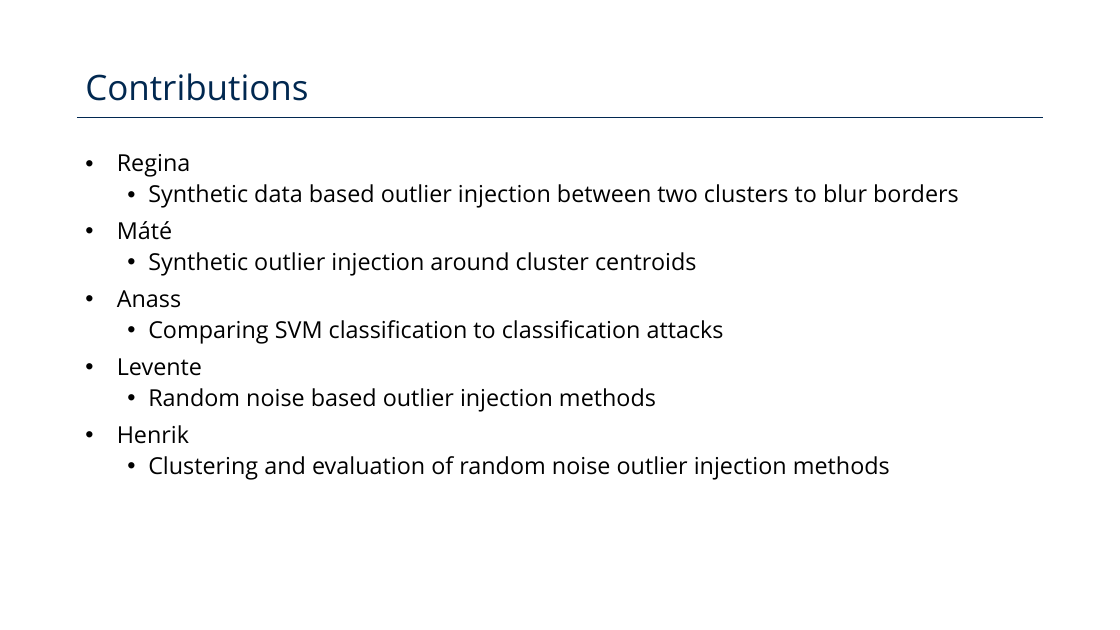
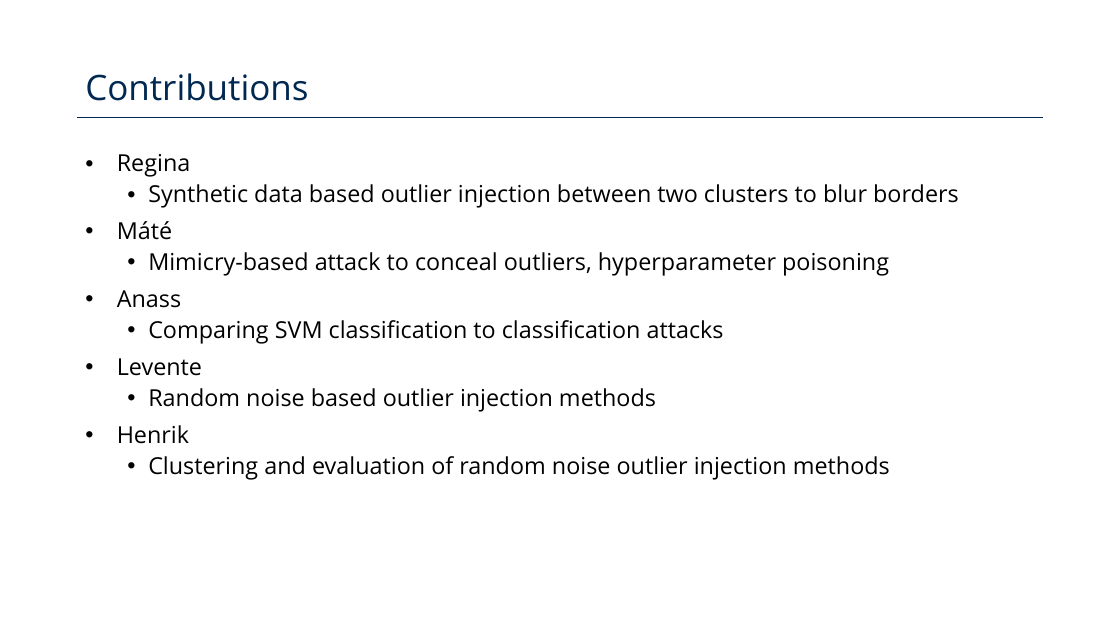
Before and after one commit to Poison-Cluster/poison-cluster, a slide deck: slide 4 of poison_cluster_defense.pptx. Drawn at 1120x630 pixels with LibreOffice and Linux fonts; fonts in the diff are those of the drawing; background and template pictures are left out. Boxes give left, top, right and bottom in pixels: in the first picture for what was removed or moved away, otherwise in the second. Text is boxed around its words. In the diff, an @@ line names an element or a change of style, - is before the commit and + after.

```diff
--- a/poison_cluster_defense.pptx
+++ b/poison_cluster_defense.pptx
@@ text at (148,252,889,276): text changed @@
-  • Synthetic outlier injection around cluster centroids
+  • Mimicry-based attack to conceal outliers, hyperparameter poisoning
```
Also in this commit, not shown: 1 other slide changed, 7 slides added.
